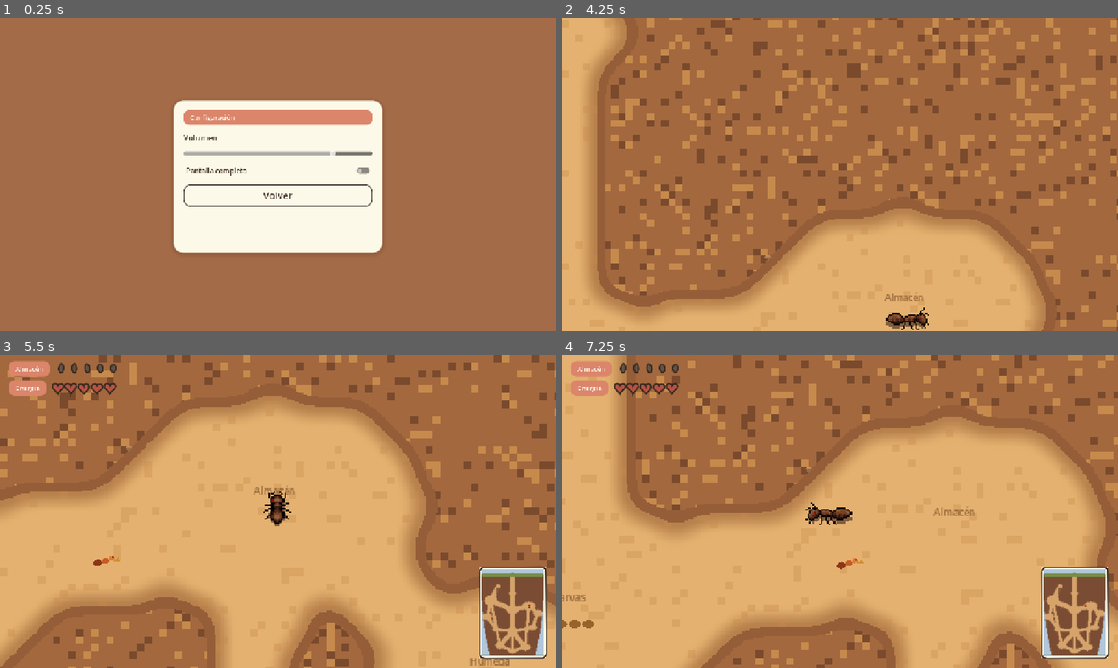
Above: before the commit, frames 1-4 (two rows, left to right).
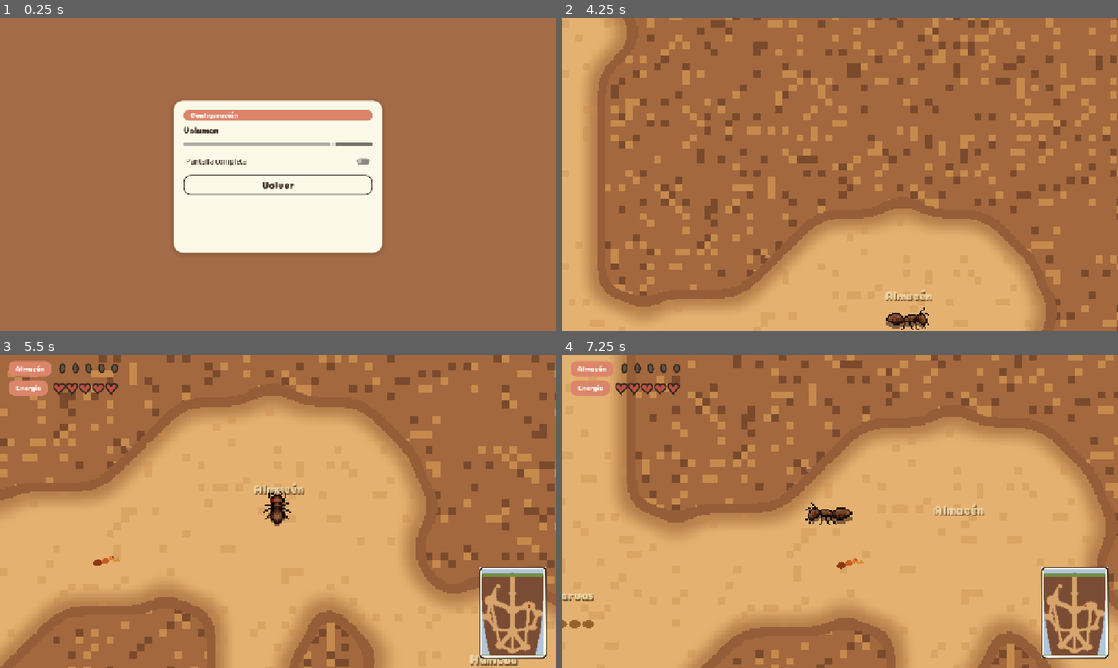
Above: after the commit, the same moments.

Repository: The-glitch-girls/an-ant-game
Game: Godot game, scene res://src/menu/configuracion.tscn
The game is run twice, just before and just after one commit, with the same random seed, the same clock (stepped at 60 frames per second) and the same inputs. This scene is started directly instead of the project's main scene.
Inputs:
- Up to frame 1 (0.25 s): no input
- Up to frame 2 (4.25 s): click "Pantalla completa" at 0.5 s; click "Volver" at 1.25 s; click "Jugar" at 2 s; hold D (mover_derecha) 2.78-3.53 s; hold Shift (correr) 2.78-3.53 s; hold S (mover_abajo) from 3.53 s (still down); tap Shift (correr) at 3.6 s
- Up to frame 3 (5.5 s): release S (mover_abajo) at 4.28 s; hold D (mover_derecha) 4.28-5.03 s; hold Shift (correr) 4.28-5.03 s; hold W (mover_arriba) from 5.03 s (still down); tap Shift (correr) at 5.1 s
- Up to frame 4 (7.25 s): release W (mover_arriba) at 5.78 s; hold Shift (correr) 5.78-6.53 s; hold A (mover_izquierda) from 5.78 s (still down); tap Shift (correr) at 6.6 s

The runs differ from the first frame. In frame 1, 2.8% of the frame differs, in the area x 33-67%, y 29-61%; in frame 2, 0.2%; in frame 3, 0.8%; in frame 4, 0.8%.

Commit message:
Use Coiny on nest labels so they match the menu.
The zone names were the default UI font; the same face as the title keeps the world and HUD in one voice.

Diff:
--- a/src/mundo/mundo.gd
+++ b/src/mundo/mundo.gd
@@ -144,8 +144,11 @@
 	var lab := Label.new()
 	lab.text = texto
 	lab.position = pos
-	lab.add_theme_font_size_override("font_size", 13)
-	lab.add_theme_color_override("font_color", Color(0.42, 0.26, 0.14, 0.62))
+	lab.mouse_filter = Control.MOUSE_FILTER_IGNORE
+	UiCozzy.estilar_texto(lab, 15, Paleta.HUESO)
+	lab.add_theme_color_override("font_shadow_color", Color(0.25, 0.15, 0.08, 0.45))
+	lab.add_theme_constant_override("shadow_offset_x", 1)
+	lab.add_theme_constant_override("shadow_offset_y", 2)
 	add_child(lab)
 
 
--- a/src/ui/ui_cozzy.gd
+++ b/src/ui/ui_cozzy.gd
@@ -1,5 +1,7 @@
 class_name UiCozzy
 extends Object
+
+const FUENTE := preload("res://fonts/Coiny-Regular.ttf")
 
 
 static func panel_crema(radio: int = 22) -> StyleBoxFlat:
@@ -45,11 +47,13 @@
 	b.add_theme_color_override("font_color", Paleta.TINTA)
 	b.add_theme_color_override("font_hover_color", Paleta.CREMA)
 	b.add_theme_color_override("font_pressed_color", Paleta.CREMA)
+	b.add_theme_font_override("font", FUENTE)
 	b.add_theme_font_size_override("font_size", 22)
 	b.custom_minimum_size.y = 46
 
 
 static func estilar_texto(lab: Label, tam: int, color: Color = Paleta.TINTA) -> void:
+	lab.add_theme_font_override("font", FUENTE)
 	lab.add_theme_color_override("font_color", color)
 	lab.add_theme_font_size_override("font_size", tam)
 
